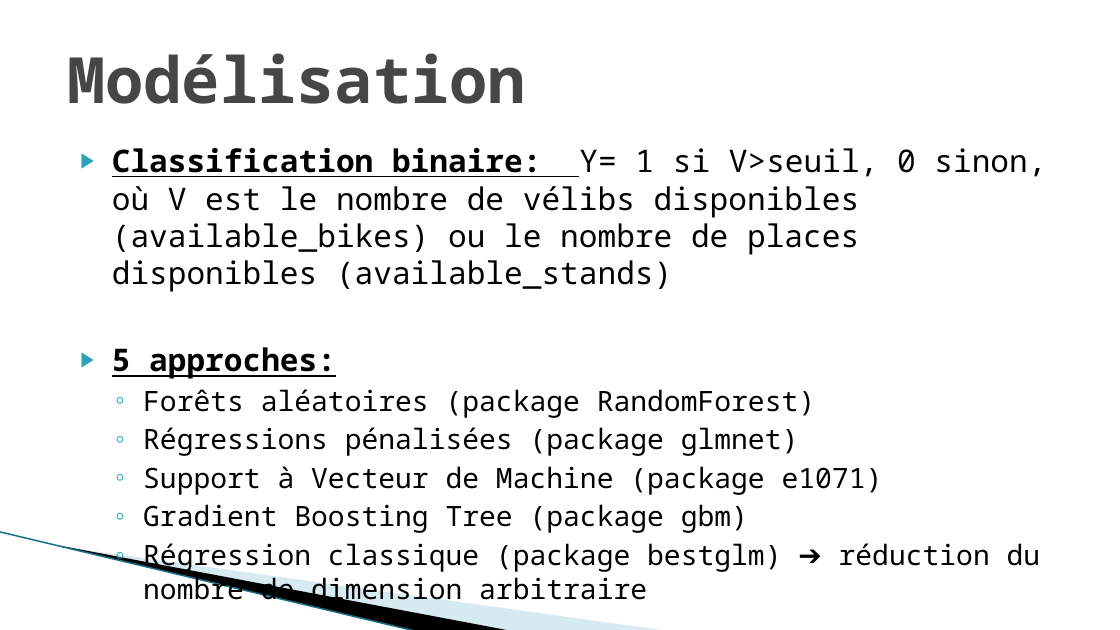
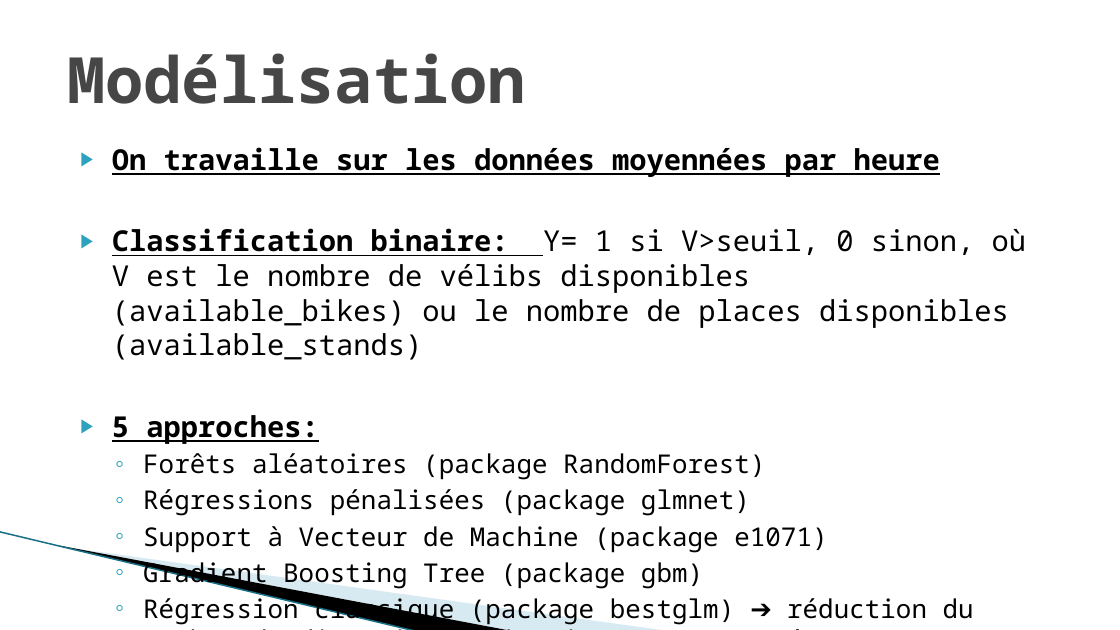
Before and after one commit to DianeBeldame/AppVelib, a slide deck: slide 12 of Presentation v0.3.pptx. Drawn at 1120x630 pixels with LibreOffice and Linux fonts; fonts in the diff are those of the drawing; background and template pictures are left out. Boxes give left, top, right and bottom in pixels: in the first picture for what was removed or moved away, otherwise in the second. Text is boxed around its words. In the diff, an @@ line names an element or a change of style, - is before the commit and + after.

```diff
--- a/Presentation v0.3.pptx
+++ b/Presentation v0.3.pptx
@@ text at box(112, 147, 940, 177): paragraph added @@
+▶ On travaille sur les données moyennées par heure
@@ text at box(112, 228, 1027, 588): size 20 to 18.5 pt in "Classification binaire: Y= 1 si V>seuil, 0 ...", "5 approches:"; size 18 to 16.6 pt in "Forêts aléatoires (package RandomForest)", "Régressions pénalisées (package glmnet)", "Support à Vecteur de Machine (package e1071)", "Gradient Boosting Tree (package gbm)" @@
@@ text at box(143, 594, 974, 625): text changed; size 18 to 16.6 pt @@
-  ◦ Régression classique (package bestglm) ➔ réduction du nombre de dimension arbitraire
+  ◦ Régression classique (package bestglm) ➔ réduction du nombre de dimension arbitraire ➔ pas testé
```
Also in this commit, not shown: 8 other slides changed, 2 slides added.
